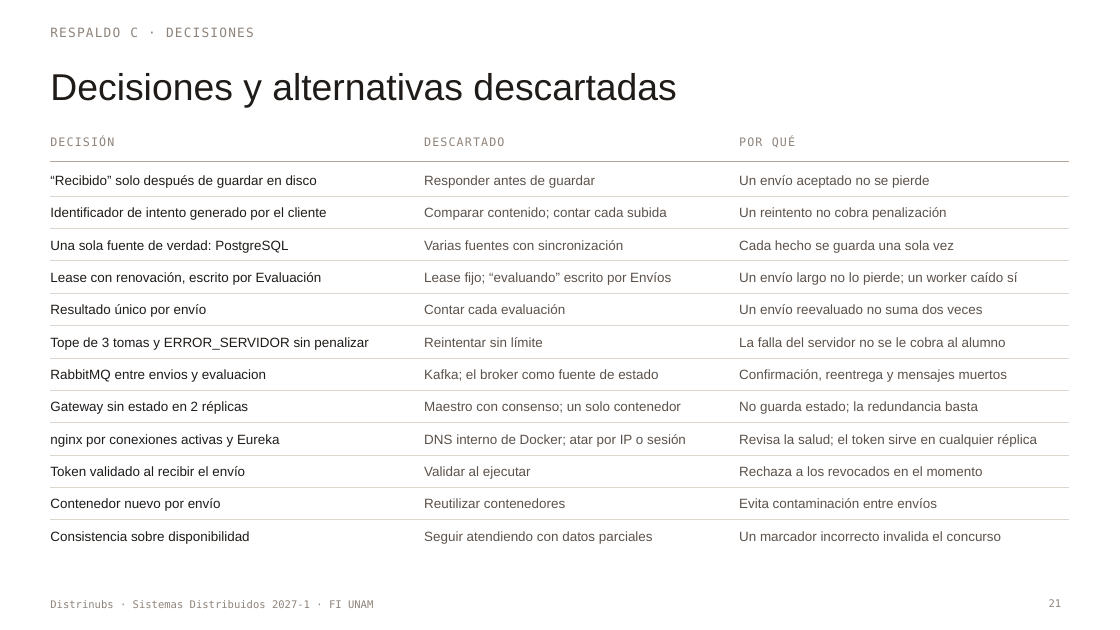
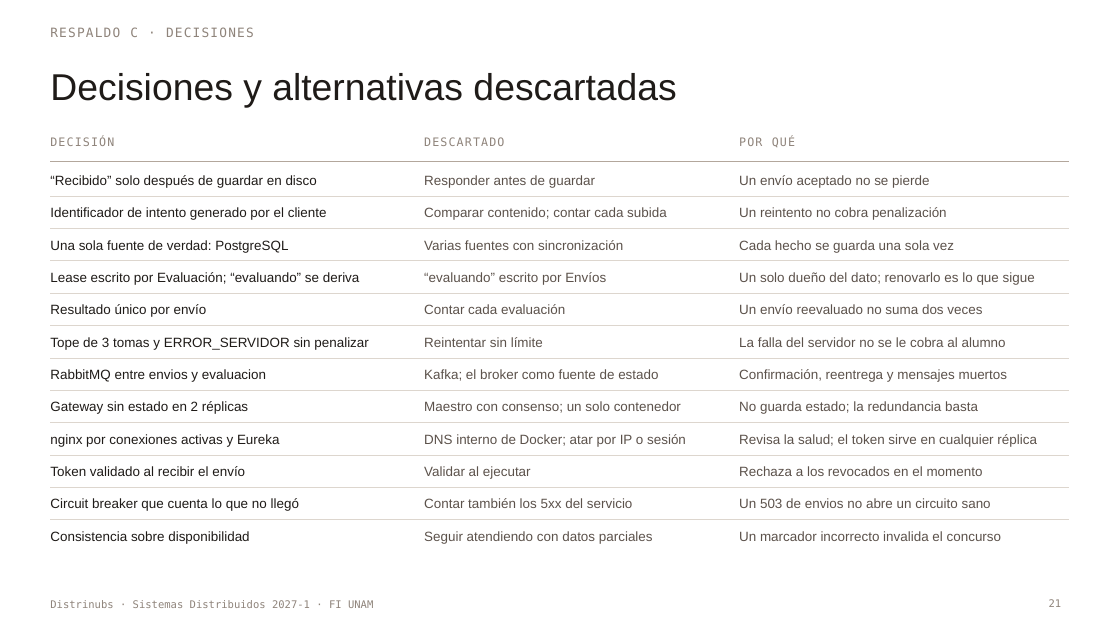
Before and after one commit to Delta2904/sd-2027-1-distrinubs, a slide deck: slide 21 of docs/pitch-distrinubs.pptx. Drawn at 1120x630 pixels with LibreOffice and Linux fonts; fonts in the diff are those of the drawing. Boxes give left, top, right and bottom in pixels: in the first picture for what was removed or moved away, otherwise in the second. Text is boxed around its words. In the diff, an @@ line names an element or a change of style, - is before the commit and + after.

Commit message:
Regenera el pitch con lo que corre en la etapa 2: números medidos, diapositiva de lo que sigue, plan B de la demo y notas del orador

```diff
--- a/docs/pitch-distrinubs.pptx
+++ b/docs/pitch-distrinubs.pptx
@@ text at [50,272,360,285]: text changed @@
-Lease con renovación, escrito por Evaluación
+Lease escrito por Evaluación; “evaluando” se deriva
@@ text at [424,272,606,285]: text changed @@
-Lease fijo; “evaluando” escrito por Envíos
+“evaluando” escrito por Envíos
@@ text at [739,272,1035,285]: text changed @@
-Un envío largo no lo pierde; un worker caído sí
+Un solo dueño del dato; renovarlo es lo que sigue
@@ text at [50,498,299,511]: text changed @@
-Contenedor nuevo por envío
+Circuit breaker que cuenta lo que no llegó
@@ text at [424,498,633,508]: text changed @@
-Reutilizar contenedores
+Contar también los 5xx del servicio
@@ text at [739,498,991,508]: text changed @@
-Evita contaminación entre envíos
+Un 503 de envios no abre un circuito sano
```
Also in this commit, not shown: 17 other slides changed, 1 slide added.
